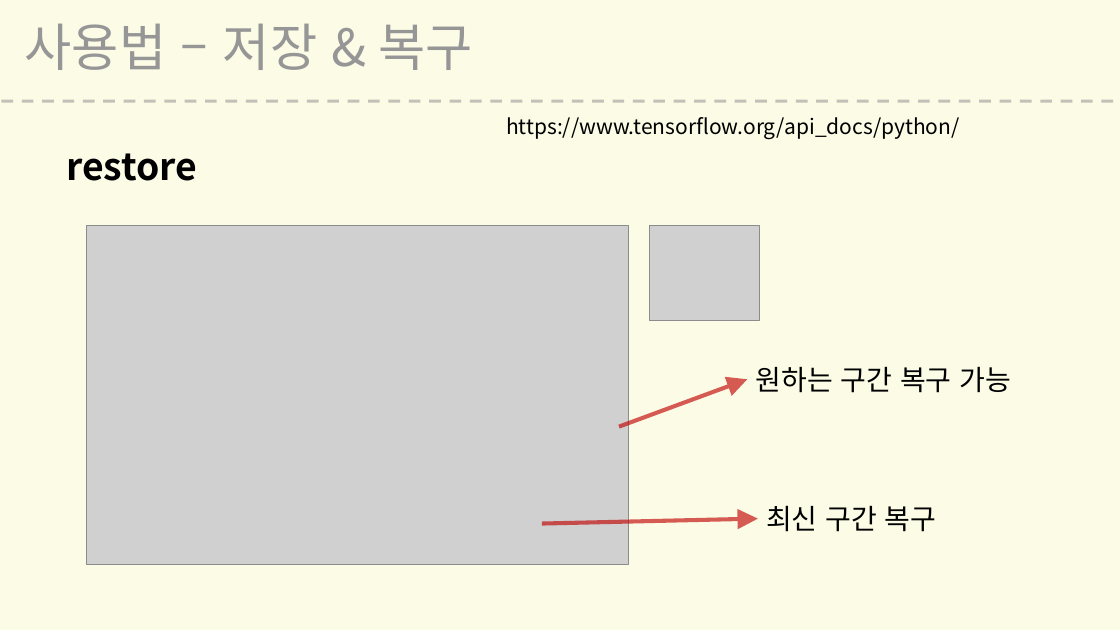
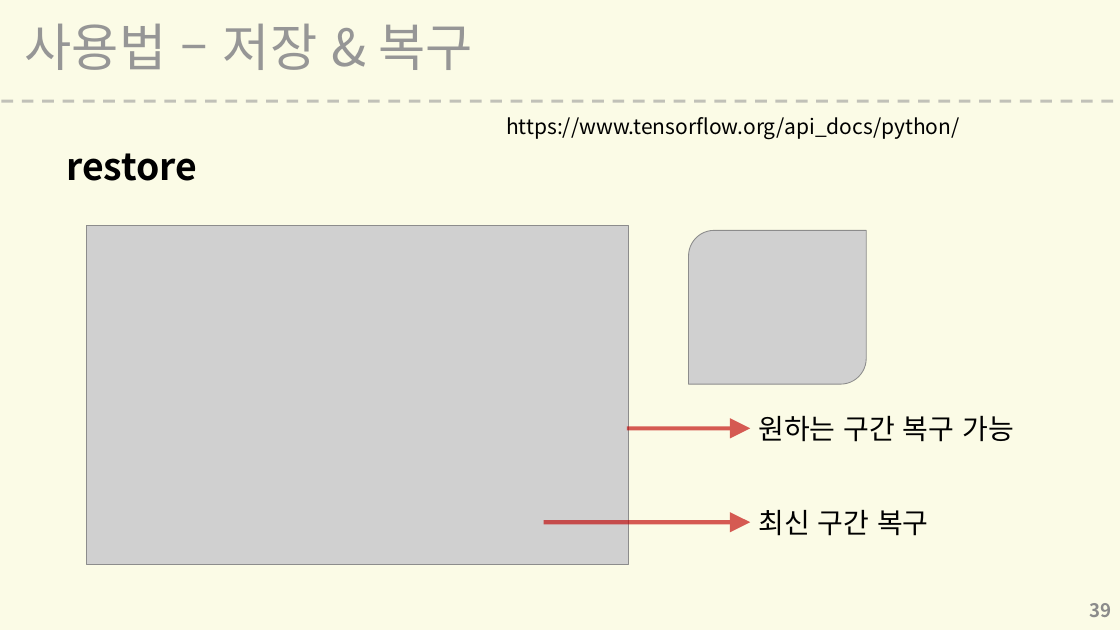
Before and after one commit to L00G/-, a slide deck: slide 39 of 텐서플로우 세미나.pptx. Drawn at 1120x630 pixels with LibreOffice and Linux fonts; fonts in the diff are those of the drawing; grey boxes stand for pictures; background and template pictures are left out. Boxes give left, top, right and bottom in pixels: in the first picture for what was removed or moved away, otherwise in the second. Text is boxed around its words. In the diff, an @@ line names an element or a change of style, - is before the commit and + after.

```diff
--- a/텐서플로우 세미나.pptx
+++ b/텐서플로우 세미나.pptx
@@ picture: place and size @@
-picture at [650, 225, 760, 320]
+picture at [689, 230, 867, 384]
@@ text "원하는 구간 복구 가능": place and size @@
-text "원하는 구간 복구 가능" at [756, 366, 1011, 393]
+text "원하는 구간 복구 가능" at [758, 415, 1014, 442]
@@ arrow moved from (619, 427) - (748, 380) to (627, 429) - (750, 429) @@
@@ text "최신 구간 복구": place and size @@
-text "최신 구간 복구" at [766, 505, 937, 532]
+text "최신 구간 복구" at [758, 509, 929, 536]
@@ arrow moved from (542, 523) - (758, 518) to (544, 523) - (750, 523) @@
@@ page number added at [1090, 603, 1112, 617], 16 pt, text #8C8C8C, bold @@
+39
```
Also in this commit, not shown: 39 other slides changed, 1 other file.
